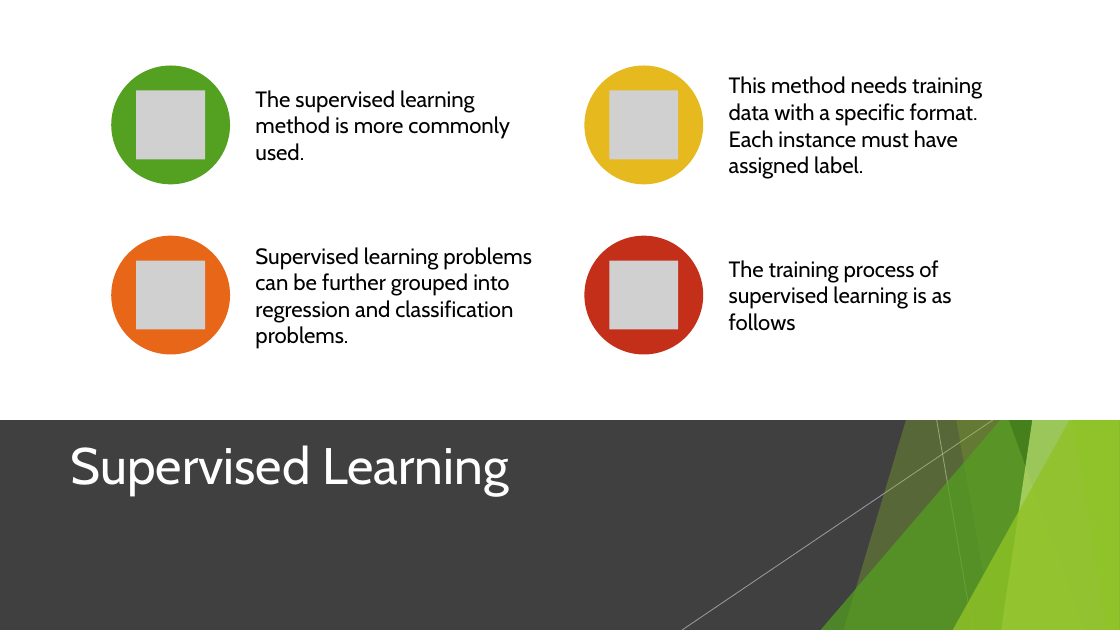
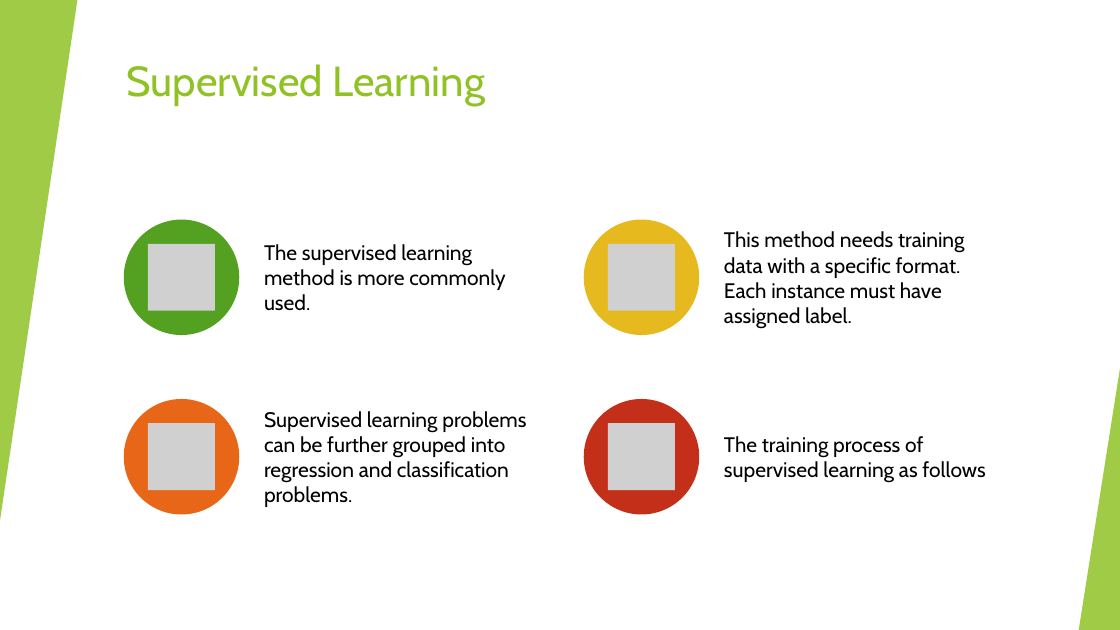
Before and after one commit to sandipgoswami/Mythesis, a slide deck: slide 35 of Sign language/Defence PPT/Sandip-thesis.pptx (slide 34 before the commit). Drawn at 1120x630 pixels with LibreOffice and Linux fonts; fonts in the diff are those of the drawing; grey boxes stand for pictures. Boxes give left, top, right and bottom in pixels: in the first picture for what was removed or moved away, otherwise in the second. Text is boxed around its words. In the diff, an @@ line names an element or a change of style, - is before the commit and + after.

```diff
--- a/Sign language/Defence PPT/Sandip-thesis.pptx
+++ b/Sign language/Defence PPT/Sandip-thesis.pptx
@@ rectangle: place and size @@
-rectangle at [0, 0, 1120, 420]
+rectangle at [0, 0, 1120, 630]
@@ triangle added at [0, 0, 77, 521], fill #90C226 at 85% opacity @@
@@ group removed at [682, 0, 1120, 630]: 5 freeform shapes, 2 lines, 1 triangle @@
@@ title "Supervised Learning": place and size @@
-title "Supervised Learning" at [71, 445, 508, 495]
+title "Supervised Learning" at [127, 64, 485, 106]
@@ title "Supervised Learning" at [127, 64, 485, 106]: size 44 to 36 pt, text colour #FFFFFF to #90C226; vertical alignment middle to top @@
@@ ellipse: place and size @@
-ellipse at [111, 236, 229, 355]
+ellipse at [124, 219, 239, 335]
@@ ellipse at [124, 219, 239, 335]: fill #E76618 to #54A021 @@
@@ text "The supervised learning method is ...": place and size @@
-text "The supervised learning method is ..." at [255, 90, 510, 161]
+text "The supervised learning method is ..." at [264, 244, 505, 310]
@@ ellipse: place and size @@
-ellipse at [585, 236, 703, 355]
+ellipse at [584, 219, 700, 335]
@@ ellipse at [584, 219, 700, 335]: fill #C42F1A to #E6B91E @@
@@ text "This method needs training data ...": place and size @@
-text "This method needs training data ..." at [729, 76, 982, 179]
+text "This method needs training data ..." at [724, 231, 965, 329]
@@ picture: place and size @@
-picture at [609, 91, 678, 160]
+picture at [608, 244, 676, 311]
@@ group removed at [111, 66, 703, 329]: 3 pictures, 2 ellipses @@
@@ triangle: place and size @@
-triangle at [953, 330, 1120, 630]
+triangle at [1079, 369, 1120, 630]
@@ triangle at [1079, 369, 1120, 630]: fill #90C226 at 80% opacity to #90C226 at 85% opacity; proportions changed; mirrored @@
@@ size 19 to 18 pt in 3 elements at [264, 244, 505, 310], [724, 231, 965, 329], [264, 411, 526, 507] @@
@@ text "Supervised learning problems can be ...": place and size @@
-text "Supervised learning problems can be ..." at [255, 247, 532, 349]
+text "Supervised learning problems can be ..." at [264, 411, 526, 507]
@@ rectangle removed at [0, 420, 1120, 630] @@
@@ group added at [124, 244, 700, 515]: 3 pictures, 2 ellipses @@
@@ text at [724, 436, 985, 483]: text changed; size 19 to 18 pt @@
-The training process of supervised learning is as follows
+The training process of supervised learning as follows
```
Also in this commit, not shown: 12 other slides changed, 7 slides added, 6 other files.
